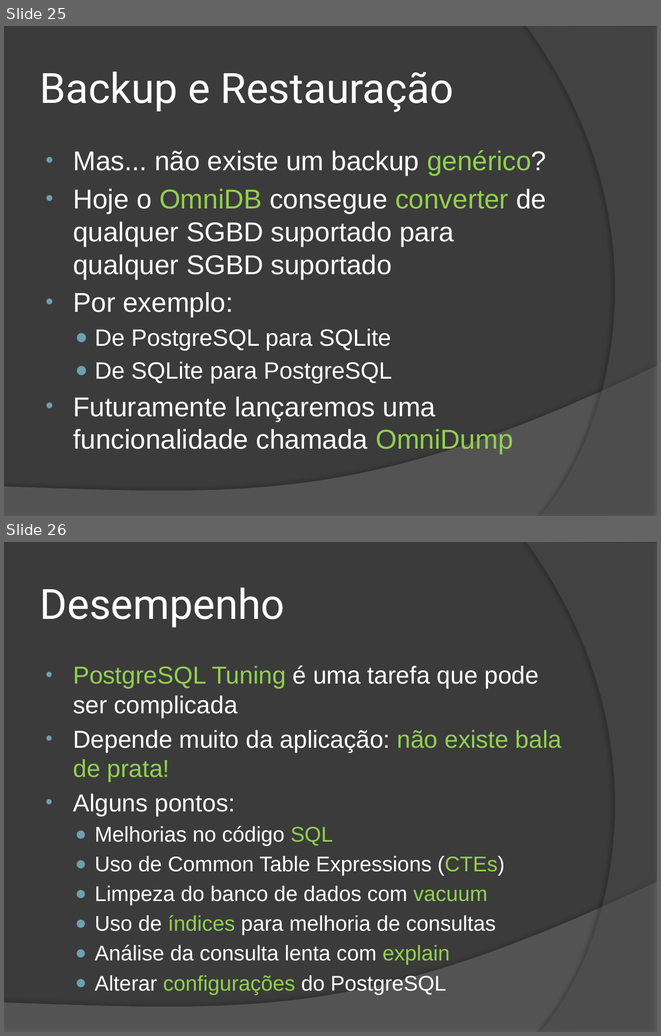
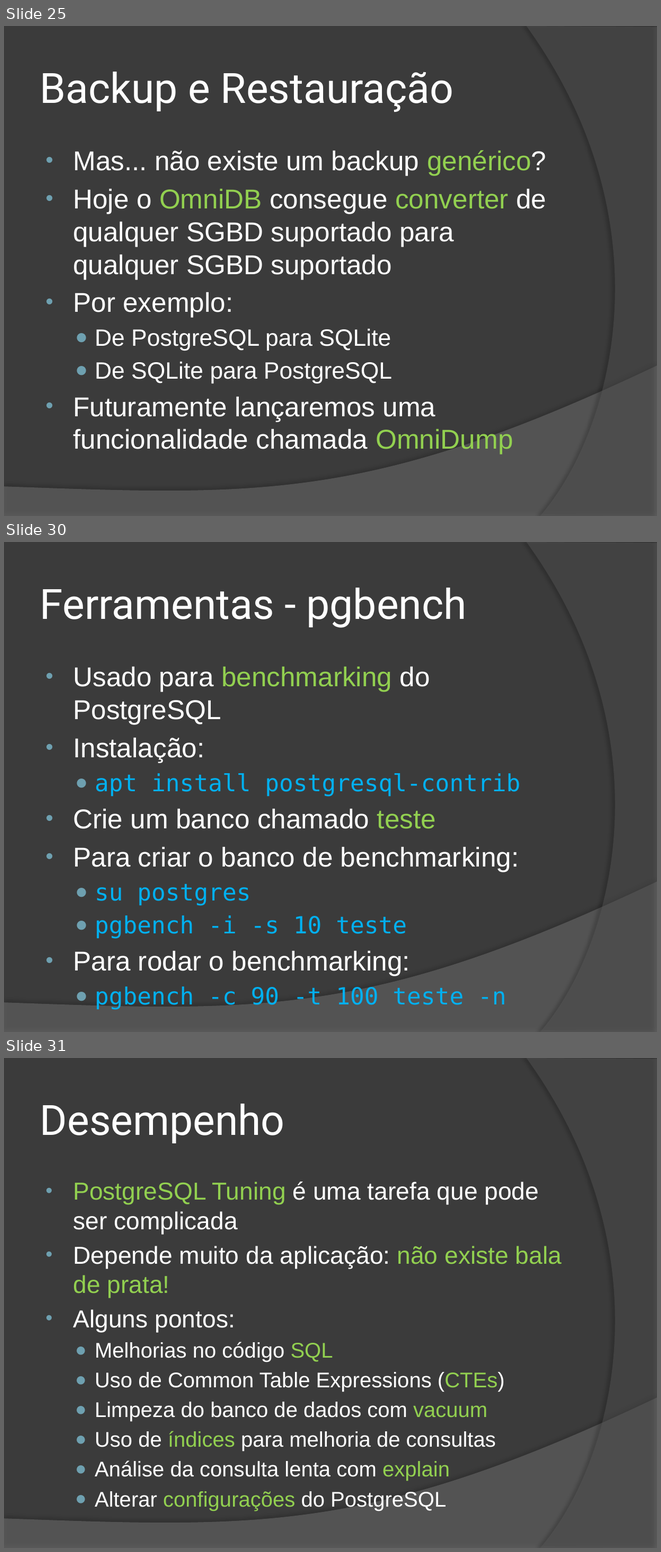
Before and after one commit to wind39/wind39.github.io, a slide deck: curso/modulo3capitulo5.pptx. Shown one above the other, each under a label of ours: slides 25 and 26 before the commit, slides 25, 30 and 31 after it; the slides between them are not shown. The pictures are 661x1036 and 661x1552 pixels, drawn with LibreOffice and Linux fonts; fonts in the diff are those of the drawing. Boxes give left, top, right and bottom in pixels: in the first picture for what was removed or moved away, otherwise in the second. Text is boxed around its words. In the diff, an @@ line names an element or a change of style, - is before the commit and + after.

```diff
--- a/curso/modulo3capitulo5.pptx
+++ b/curso/modulo3capitulo5.pptx
@@ slide 30 added at bbox=[4, 542, 657, 1032], background #3B3B3B; not listed: 2 template elements that a slide beside it also shows @@
@@ title added at bbox=[40, 588, 467, 628], 46 pt, text #FFFFFF @@
+Ferramentas - pgbench
@@ text added at bbox=[73, 667, 520, 1009], 30 pt, text #FFFFFF @@
+• Usado para benchmarking do PostgreSQL
+• Instalação:
+  ● apt install postgresql-contrib
+• Crie um banco chamado teste
+• Para criar o banco de benchmarking:
+  ● su postgres
+  ● pgbench -i -s 10 teste
+• Para rodar o benchmarking:
+  ● pgbench -c 90 -t 100 teste -n
@@ what was slide 26 is now slide 31 @@
```
Also in this commit, not shown: 2 slides changed, 4 other slides added, 3 other files.
